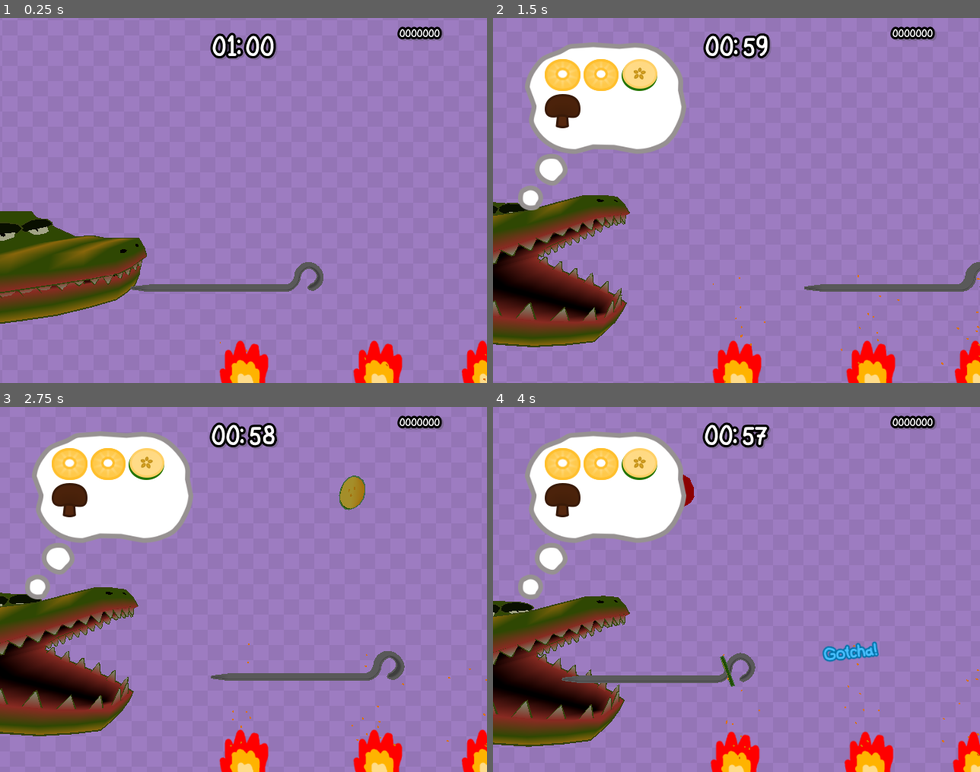
Above: before the commit, frames 1-4 (two rows, left to right).
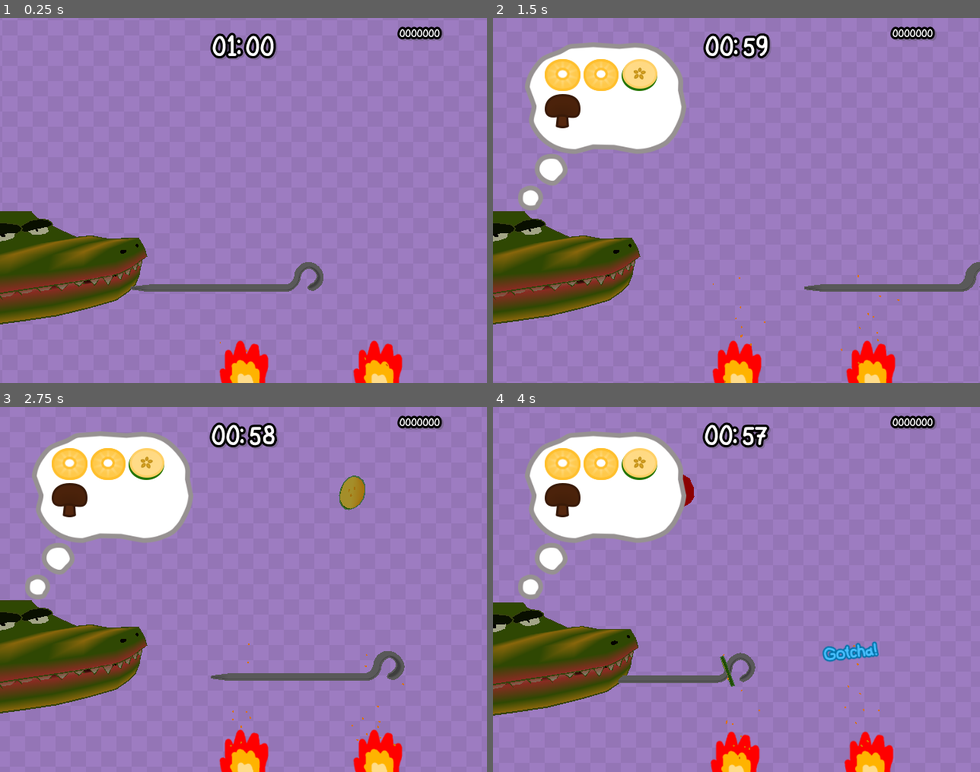
Above: after the commit, the same moments.

Repository: MartinLeGrand/AGES2026GameJam
Game: Godot game, scene res://Project/Maps/GameScene.tscn
Same seed, same stepped clock (60 frames per second), same inputs: the game is played once before the commit and once after it. The engine's default icon, where the game draws it, is replaced by a stand-in: a white triangle on a blue panel in a dark square.
Inputs:
- Up to frame 1 (0.25 s): no input
- Up to frame 2 (1.5 s): hold Right (ui_right) 0.53-1.28 s; hold Left (ui_left) from 1.28 s (still down)
- Up to frame 3 (2.75 s): release Left (ui_left) at 2.03 s; hold Right (ui_right) from 2.03 s (still down)
- Up to frame 4 (4 s): release Right (ui_right) at 3.53 s; hold Left (ui_left) from 3.53 s (still down)

The runs differ from the first frame. In frame 1, 0.7% of the frame differs, in the area x 0-100%, y 53-100%; in frame 2, 11%, in the area x 0-100%, y 48-100%; in frame 3, 10%; in frame 4, 10%.
Error after the commit: Parse Error: Expected variable name after "var". (res://Project/Scripts/chomper.gd:10)

Commit message:
End scene trigger

Diff:
--- a/Project/Maps/GameScene.tscn
+++ b/Project/Maps/GameScene.tscn
@@ -201,6 +201,3 @@
 
 [node name="Fire2" parent="." unique_id=1384899858 instance=ExtResource("10_q8uac")]
 transform = Transform3D(1, 0, 0, 0, 1, 0, 0, 0, 1, 5.8637524, -6.6969757, -5)
-
-[node name="Fire3" parent="." unique_id=917897789 instance=ExtResource("10_q8uac")]
-transform = Transform3D(1, 0, 0, 0, 1, 0, 0, 0, 1, 10.607111, -6.6969757, -5)
--- a/Project/Maps/ModelScene.tscn
+++ b/Project/Maps/ModelScene.tscn
@@ -125,6 +125,8 @@
 script = ExtResource("3_rr3j8")
 croc_top = NodePath("Croc_Top")
 croc_bottom = NodePath("Croc_Top/Croc_Bottom")
+jaw_open_time = null
+jaw_close_time = null
 metadata/_custom_type_script = "uid://bhuyt7axr0w2s"
 
 [node name="Collector" parent="Crocodile" unique_id=1923489956 instance=ExtResource("10_5avfo")]
--- a/Project/Maps/game_scene.gd
+++ b/Project/Maps/game_scene.gd
@@ -7,6 +7,7 @@
 func _ready() -> void:
 	GameManager.init_game()
 	GameManager.game_started.connect(ui_order_thought.show)
+	GameManager.game_ended.connect(func(): get_tree().change_scene_to_file("res://Project/Maps/EndScene.tscn"))
 
 
 # Called every frame. 'delta' is the elapsed time since the previous frame.
--- a/Project/Scripts/chomper.gd
+++ b/Project/Scripts/chomper.gd
@@ -7,6 +7,7 @@
 @export var jaw_close_time: float = 0.7
 
 var start_y: float = 0.0
+var
 
 func _ready() -> void:
 	GameManager.order_created.connect(open_jaw)
@@ -28,8 +29,8 @@
 
 func open_jaw():
 	print("open")
-	get_tree().create_tween().tween_property(croc_top, "global_rotation:x", deg_to_rad(14.0), 1.0).set_trans(Tween.TRANS_SPRING).set_ease(Tween.EASE_OUT)
-	get_tree().create_tween().tween_property(croc_bottom, "global_rotation:x", deg_to_rad(-14.0), 1.0).set_trans(Tween.TRANS_SPRING).set_ease(Tween.EASE_OUT)
+	get_tree().create_tween().tween_property(croc_top, "global_rotation:x", deg_to_rad(14.0), 1.0).set_trans(Tween.TRANS_BACK).set_ease(Tween.EASE_OUT)
+	get_tree().create_tween().tween_property(croc_bottom, "global_rotation:x", deg_to_rad(-14.0), 1.0).set_trans(Tween.TRANS_BACK).set_ease(Tween.EASE_OUT)
 
 func close_jaw():
 	get_tree().create_tween().tween_property(croc_top, "global_rotation:x", deg_to_rad(0.0), 0.7).set_trans(Tween.TRANS_BOUNCE).set_ease(Tween.EASE_OUT)
